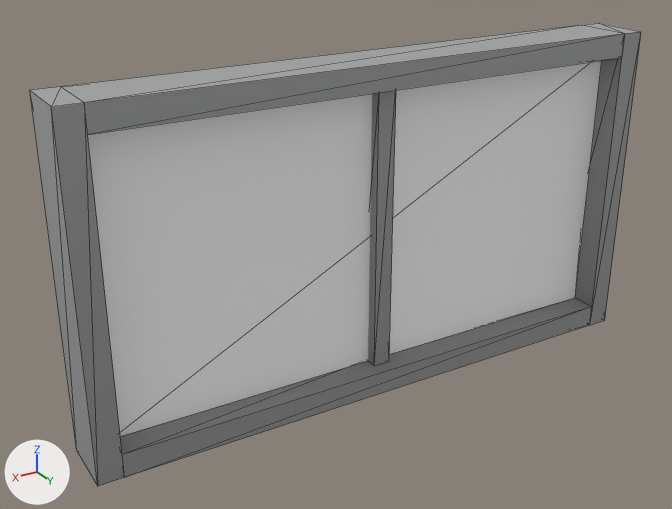
A saved change to the glTF model models/kit/halfWall_glass.glb.
Camera for both pictures: a camera (50 mm lens) standing at (1.54, 2.32, 1.65) and looking at (0.13, -0.04, 0.47). Arrows for +X, +Y and +Z are at lower left; the lights stay in place. The older version comes first. Mesh edges are drawn as thin lines. Vertices at exactly the same position are counted once.

The first picture shows 'halfWall_glass'.
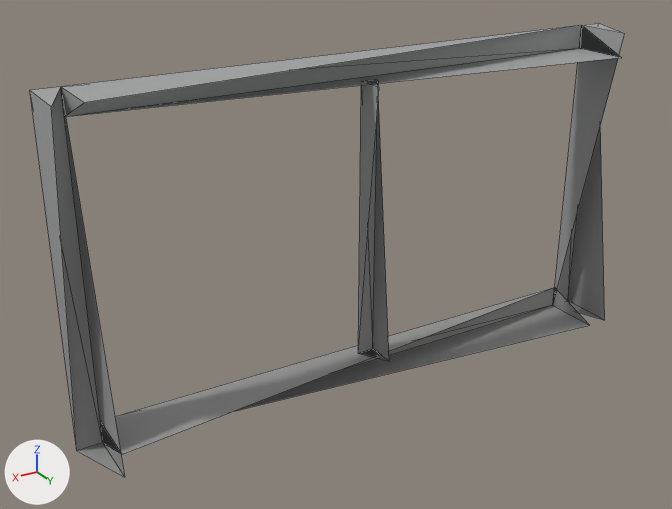
Pixel boxes [x1, y1, x2, y2] of what changed, in the pictures (672 x 509 px):
'halfWall_glass', reshaped
    before: [30, 23, 641, 486]
    after: [30, 23, 624, 477]
part 1 of me_base, deleted
    before: [88, 60, 602, 436]
part 2 of me_base, deleted
    before: [51, 23, 641, 486]

Diff of the bpy script that builds the scene:
```diff
--- a/models/kit/halfWall_glass.glb.py
+++ b/models/kit/halfWall_glass.glb.py
@@ me_base @@
 # used by ob_halfwall_glass; location = (0.0, 0.0, 0.0)
-me_base.from_pydata(...)  # 40 vertices, 72 faces; spans x -1.0..1.0, y -0.1..0.1, z 0.0..1.1
-me_base.materials.append(mat_pane)
+me_base.from_pydata(...)  # 26 vertices, 30 faces; spans x -1.0..1.0, y -0.1..0.1, z 0.0..1.1
+# me_base part 1: the loose piece of 8 vertices spanning x -0.92..0.92, y -0.01..0.01, z 0.08..1.02 is deleted
+# me_base part 2
+# 6 vertices are removed from x -1.0..1.0, y 0.05..0.1, z 0.0..1.1
+# 30 faces are deleted
 me_base.materials.append(mat_steel)
```
